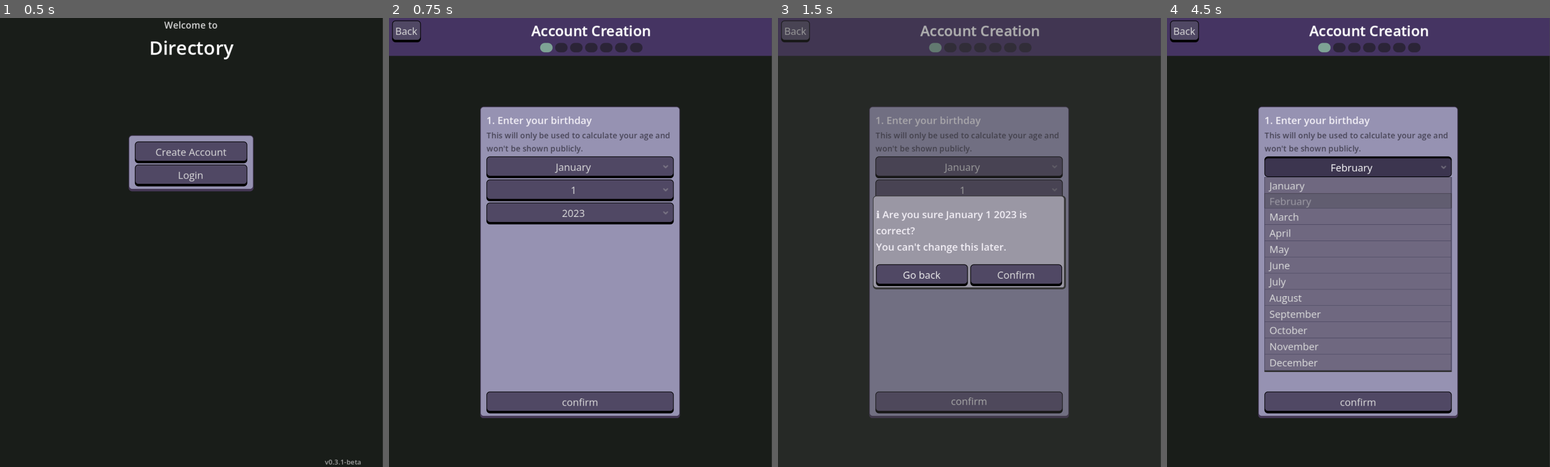
Above: before the commit, frames 1-4 (left to right).
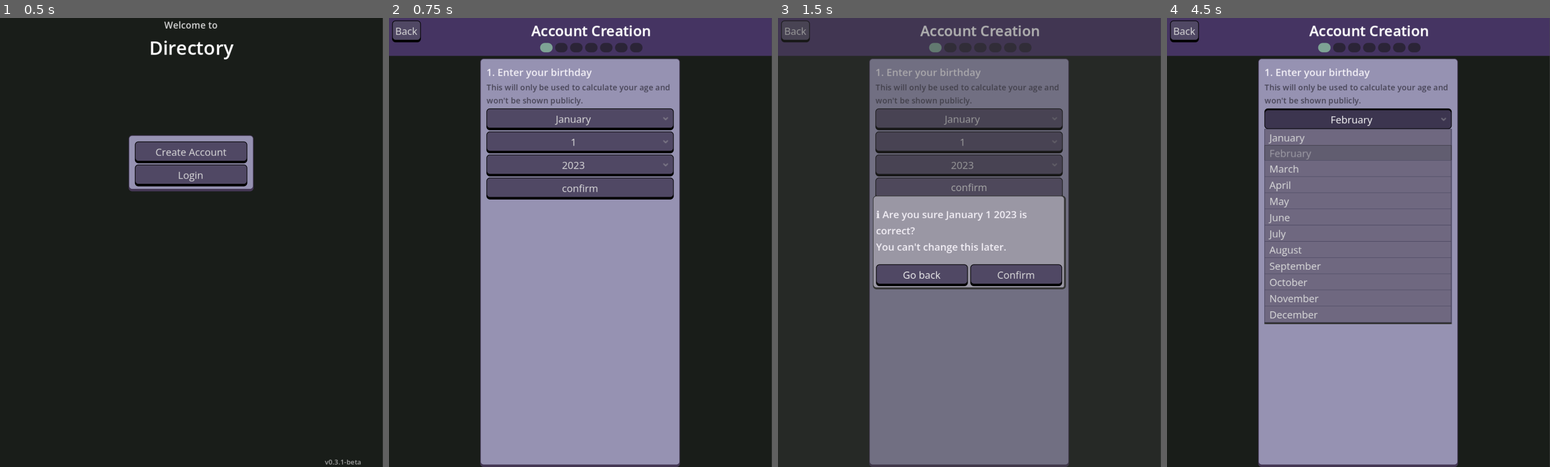
Above: after the commit, the same moments.

Repository: meet-directory/directory-app
Game: Godot game, scene res://app/login_screen/login.tscn
The game is run twice, just before and just after one commit, with the same random seed, the same clock (stepped at 60 frames per second) and the same inputs.
Inputs:
- Up to frame 1 (0.5 s): no input
- Up to frame 2 (0.75 s): click "Create Account" at 0.5 s
- Up to frame 3 (1.5 s): click "confirm" at 1.25 s
- Up to frame 4 (4.5 s): click "confirm" at 2 s; click "January" at 2.75 s; click "February" at 3.5 s; click "February" at 4.25 s

Frame 1 is identical in both runs. In frame 2, 23% of the frame differs, in the area x 23-76%, y 9-100%; in frame 3, 19%; in frame 4, 28%.
Error in both runs: Invalid access to property or key 'latitude' on a base object of type 'Nil'. (res://globals/location_service.gd:126)

Commit message:
make onboarding better on mobile web

Diff:
--- a/app/custom_ui_elements/MobileScrollContainer.gd
+++ b/app/custom_ui_elements/MobileScrollContainer.gd
@@ -16,7 +16,6 @@
 
 # Recursively find and connect all focusable nodes
 func _connect_text_fields(node: Node) -> void:
-	print('connect ', node)
 	for child in node.get_children():
 		if child is TextEdit or child is LineEdit:
 			child.focus_entered.connect(func (): _focused_field = child)
--- a/app/onboarding_screen/onboarding_1_email.gd
+++ b/app/onboarding_screen/onboarding_1_email.gd
@@ -89,17 +89,14 @@
 		if !error_messages.get_children().any(func (node): return node.visible):
 			error_panel.hide()
 
-
 func _on_new_password_field_text_changed(_new_text: String) -> void:
 	if new_password_field.text == confirm_password_field.text:
 		hide_error_message(warn_password_dont_match)
 	else:
 		show_error_message(warn_password_dont_match)
 
-
 func _on_confirm_password_field_text_changed(new_text: String) -> void:
 	_on_new_password_field_text_changed(new_text)
-
 
 func _on_new_username_field_text_changed(_new_text: String) -> void:
 	hide_error_message(warn_email_invalid)
--- a/app/onboarding_screen/onboarding_sequence.tscn
+++ b/app/onboarding_screen/onboarding_sequence.tscn
@@ -127,8 +127,7 @@
 
 [node name="VirtualKeyboardAdjuster" type="MarginContainer" parent="VBoxContainer" unique_id=775903173]
 layout_mode = 2
-size_flags_horizontal = 4
-size_flags_vertical = 6
+size_flags_vertical = 3
 script = ExtResource("9_2dlfw")
 metadata/_custom_type_script = "uid://cg1kfg1oqrnic"
 
@@ -137,11 +136,10 @@
 custom_minimum_size = Vector2(500, 500)
 layout_mode = 2
 size_flags_horizontal = 4
-size_flags_vertical = 6
+size_flags_vertical = 3
 horizontal_scroll_mode = 0
 vertical_scroll_mode = 3
 script = ExtResource("8_qcmpg")
-metadata/_custom_type_script = "uid://cmiecml4cjstp"
 
 [node name="MarginContainer" type="MarginContainer" parent="VBoxContainer/VirtualKeyboardAdjuster/ScrollContainer" unique_id=1101376610]
 layout_mode = 2
@@ -157,9 +155,10 @@
 [node name="Underlay" type="MarginContainer" parent="VBoxContainer/VirtualKeyboardAdjuster/ScrollContainer/MarginContainer" unique_id=322440723]
 unique_name_in_owner = true
 layout_mode = 2
+size_flags_vertical = 0
 theme_override_constants/margin_left = 10
 theme_override_constants/margin_top = 10
 theme_override_constants/margin_right = 10
-theme_override_constants/margin_bottom = 10
+theme_override_constants/margin_bottom = 20
 
 [connection signal="pressed" from="VBoxContainer/MarginContainer/MarginContainer/HFlowContainer/BackButton" to="." method="_on_back_button_pressed"]
